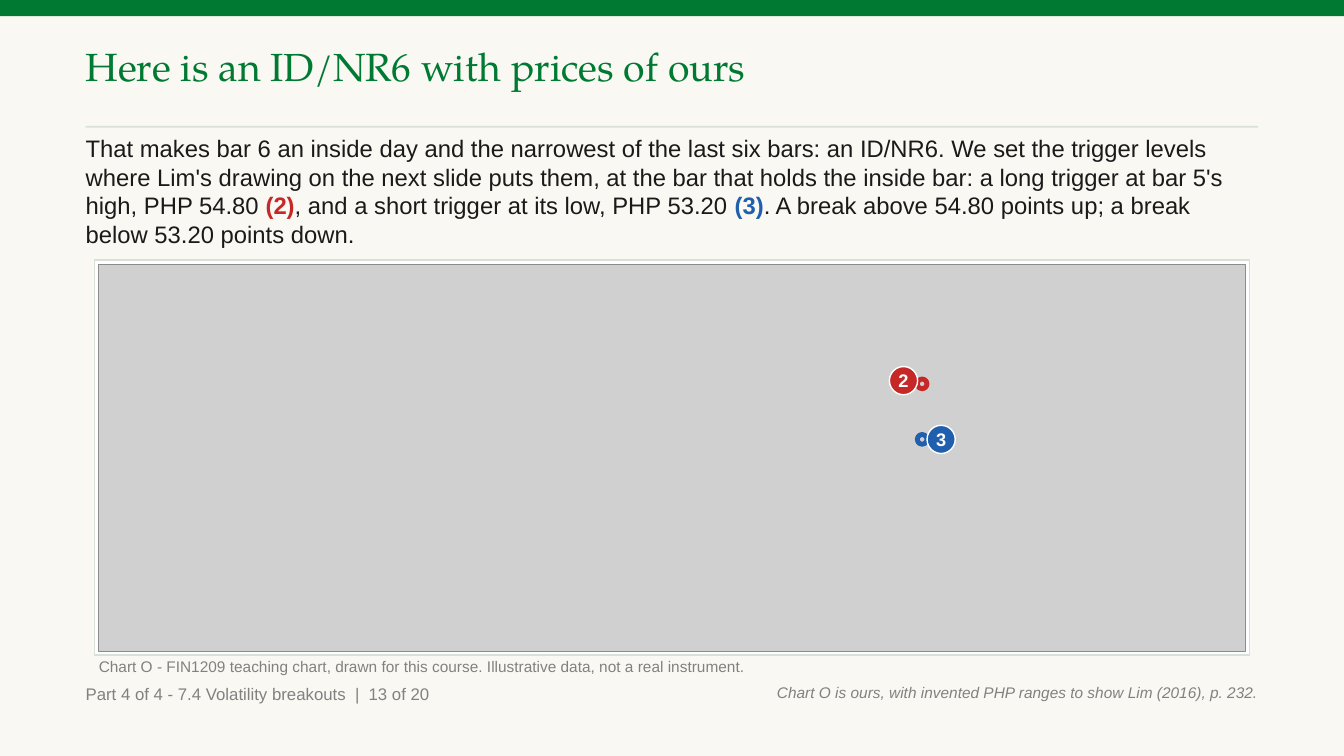
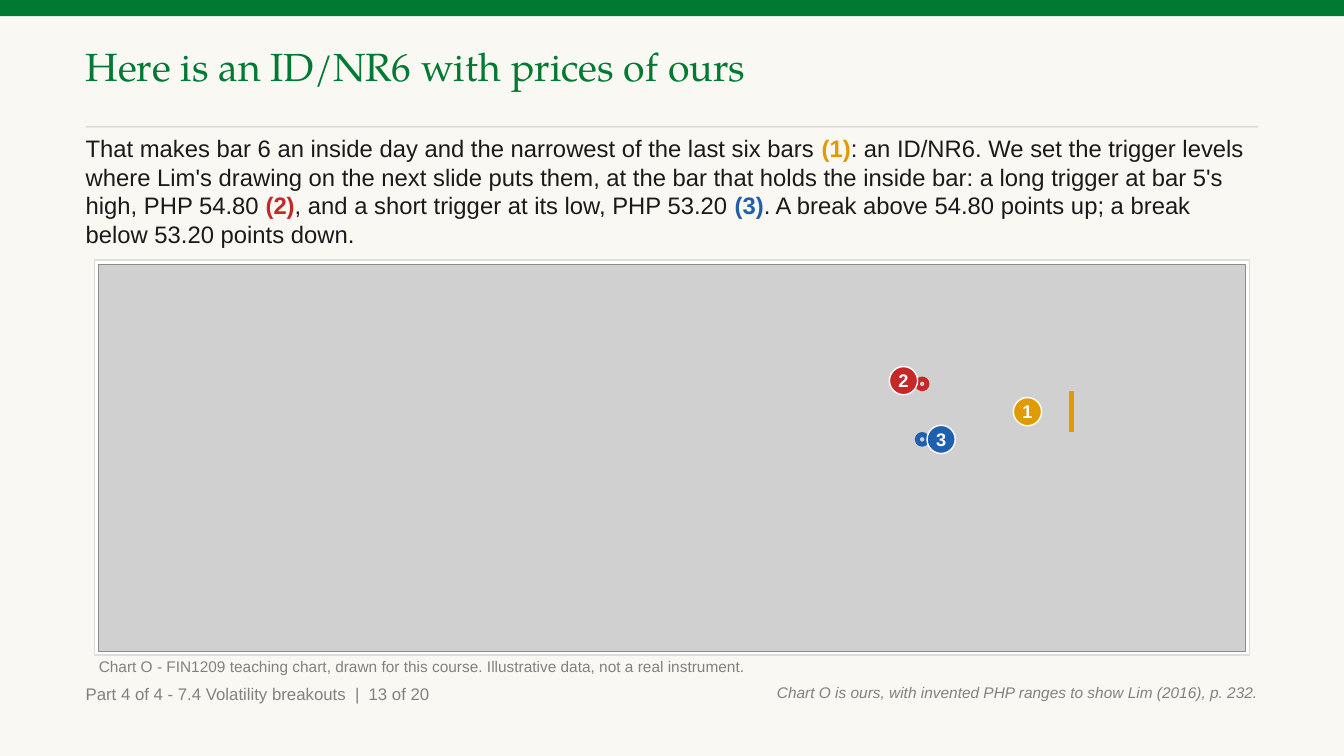
Before and after one commit to benjiesotelo-sudo/Telos_FIN1209, a slide deck: slide 235 of chapter-07/FIN1209-Chapter-07.pptx. Drawn at 1344x756 pixels with LibreOffice and Linux fonts; fonts in the diff are those of the drawing; grey boxes stand for pictures. Boxes give left, top, right and bottom in pixels: in the first picture for what was removed or moved away, otherwise in the second. Text is boxed around its words. In the diff, an @@ line names an element or a change of style, - is before the commit and + after.

Commit message:
Chapter 7: name mark 1 on slides 235 and 243, plainer Check 33 Q2 option and reason

```diff
--- a/chapter-07/FIN1209-Chapter-07.pptx
+++ b/chapter-07/FIN1209-Chapter-07.pptx
@@ text at <box>86,139,1243,248</box>: text changed @@
-That makes bar 6 an inside day and the narrowest of the last six bars: an ID/NR6. We set the trigger levels where Lim's drawing on the next slide puts them, at the bar that holds the inside bar: a long trigger at bar 5's high, PHP 54.80 (2), and a short trigger at its low, PHP 53.20 (3). A break above 54.80 points up; a break below 53.20 points down.
+That makes bar 6 an inside day and the narrowest of the last six bars (1): an ID/NR6. We set the trigger levels where Lim's drawing on the next slide puts them, at the bar that holds the inside bar: a long trigger at bar 5's high, PHP 54.80 (2), and a short trigger at its low, PHP 53.20 (3). A break above 54.80 points up; a break below 53.20 points down.
@@ ellipse added at <box>1013,397,1042,425</box>, fill #E09B00, outline #FFFFFF 1 pt, 13 pt, text #FFFFFF, bold @@
+1
@@ line added from (1072, 433) to (1072, 391), #E09B00 3.5 pt @@
```
Also in this commit, not shown: 3 other slides changed, 1 other file.
